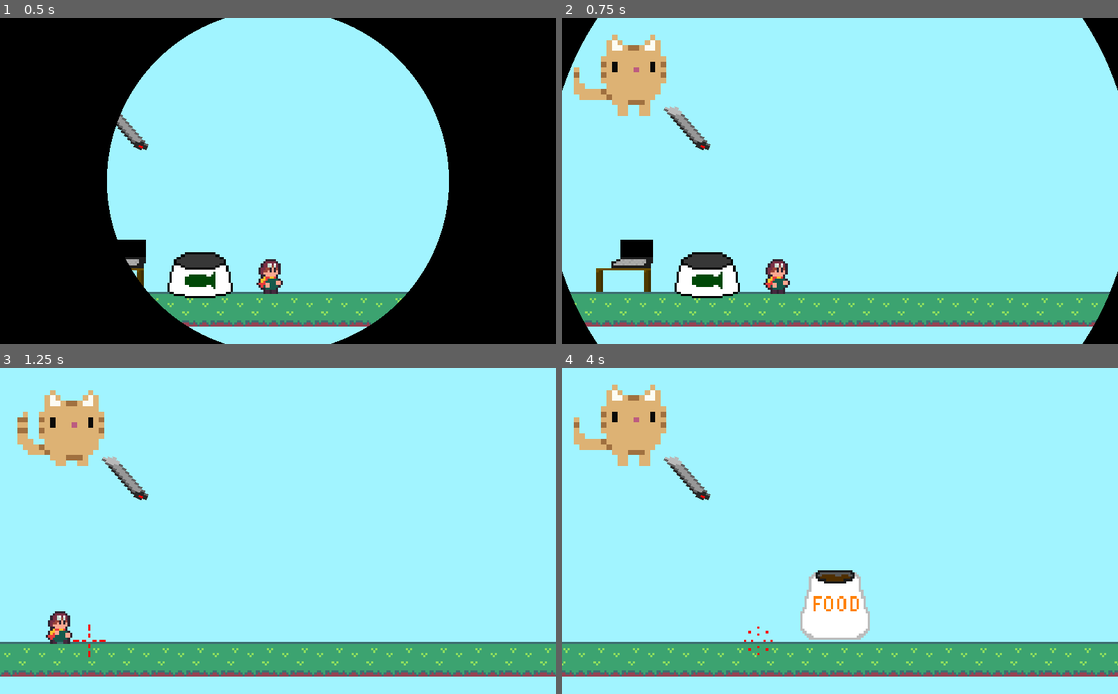
Above: before the commit, frames 1-4 (two rows, left to right).
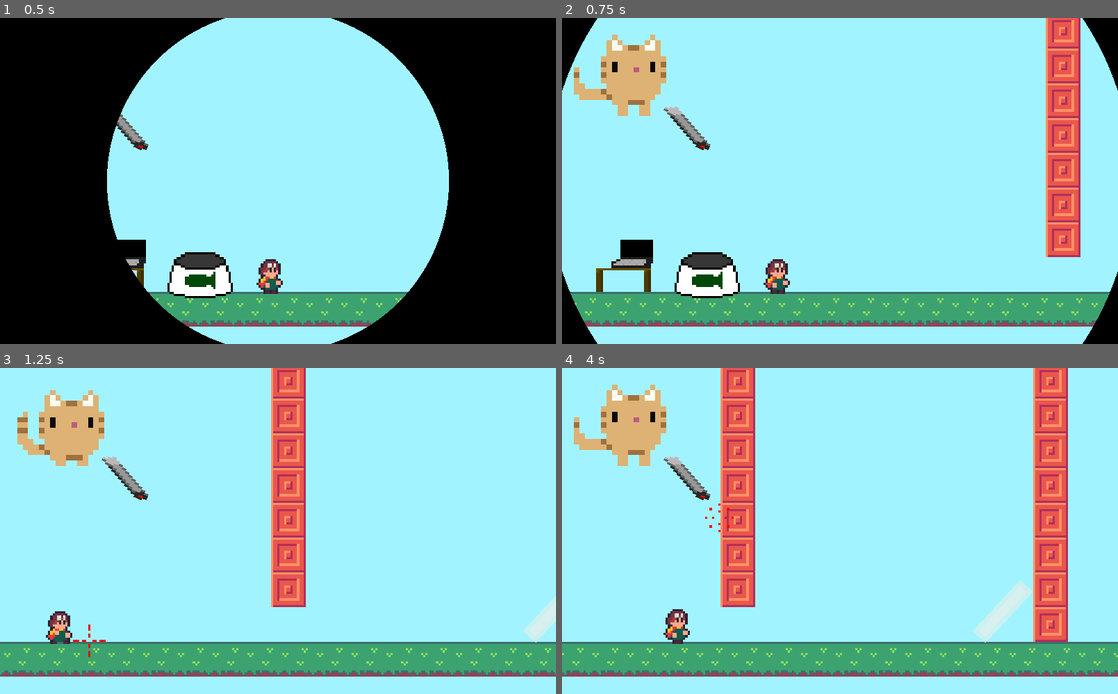
Above: after the commit, the same moments.

Repository: aarongrisez/gmtk2023
Game: Godot game, scene res://World/World5.tscn
Two runs of this game, one before a commit and one after it. Both use one fixed random seed, a clock stepped at 60 frames per second and the inputs below. This scene is started directly instead of the project's main scene. Sound files missing from this copy of the repository are replaced by a short silence.
Inputs (mouse positions are in pixels of both pictures, inside the frame that each line leads up to):
- Up to frame 1 (0.5 s): no input
- Up to frame 2 (0.75 s): move the mouse to (962, 164) at 0.52 s; hold D (right) from 0.53 s (still down)
- Up to frame 3 (1.25 s): keep holding D (right); tap Space (jump) at 0.77 s
- Up to frame 4 (4 s): move the mouse to (728, 547) at 1.27 s; tap Space (jump) at 1.52, 3.02, 3.77 s; move the mouse to (895, 459) at 2.02 s; release D (right) at 2.03 s; hold A (left) 2.03-2.78 s; move the mouse to (812, 596) at 2.77 s; hold D (right) from 2.78 s (still down); move the mouse to (1006, 579) at 3.52 s

Frame 1 is identical in both runs. In frame 2, 4.6% of the frame differs, in the area x 87-94%, y 0-74%; in frame 3, 5.0%; in frame 4, 15%, in the area x 0-100%, y 0-95%.

Commit message:
Remove extra polygon

Diff:
--- a/gmtk2023/Player/Pen.gd
+++ b/gmtk2023/Player/Pen.gd
@@ -85,7 +85,6 @@
 		collision_angle = acos(direction.dot(collision_normal))
 		collision_hyp = -2 / cos(collision_angle)
 		polygon.push_back(to_local(terminus + collision_normal.rotated(3.14 / 2) * collision_hyp / 2))
-		polygon.push_back(to_local(terminus + collision_normal.rotated(-3.14 / 2) * collision_hyp / 2))
 		polygon.push_back(to_local(terminus + collision_normal.rotated(-3.14 / 2) * collision_hyp / 2))
 	else:
 		polygon.push_back(to_local(terminus + Vector2(-1, 0)))
--- a/gmtk2023/World/World5.tscn
+++ b/gmtk2023/World/World5.tscn
@@ -13,6 +13,7 @@
 [ext_resource path="res://World/Foreground.tres" type="TileSet" id=11]
 [ext_resource path="res://World/AutoNav.gd" type="Script" id=12]
 [ext_resource path="res://World/World.gd" type="Script" id=13]
+[ext_resource path="res://Objects/Mirror/Mirror.tscn" type="PackedScene" id=14]
 
 [sub_resource type="NavigationPolygon" id=1]
 vertices = PoolVector2Array( 941.983, 78.6168, 968.953, 288.262, 91.9007, 286.246, 101.89, 90.7117 )
@@ -47,7 +48,7 @@
 tile_set = ExtResource( 11 )
 cell_size = Vector2( 16, 16 )
 format = 1
-tile_data = PoolIntArray( 1179648, 0, 1, 1179649, 0, 1, 1179650, 0 …(935 unchanged characters)…
+tile_data = PoolIntArray( 589841, 2, 0, 589842, 2, 0, 589843, 2, 0, 589844, 2, 0, 589845, 2, 0, 589846, 2, 0, 589847, 2, 0, 589848, 2, 0, 589849, 2, 0, 589850, 2, 0, 589851, 2, 0, 589852, 2, 0, 589853, 2, 0, 589854, 2, 0, 589855, 2, 0, 589856, 2, 0, 589857, 2, 0, 589858, 2, 0, 589859, 2, 0, 589860, 2, 0, 589861, 2, 0, 589862, 2, 0, 589863, 2, 0, 589864, 2, 0, 589865, 2, 0, 589866, 2, 0, 589867, 2, 0, 655377, 2, 0, 655394, 2, 0, 655403, 2, 0, 720913, 2, 0, 720930, 2, 0, 720939, 2, 0, 786449, 2, 0, 786466, 2, 0, 786475, 2, 0, 851985, 2, 0, 852002, 2, 0, 852011, 2, 0, 917521, 2, 0, 917538, 2, 0, 917547, 2, 0, 983057, 2, 0, 983074, 2, 0, 983083, 2, 0, 1048593, 2, 0, 1048610, 2, 0, 1048619, 2, 0, 1114129, 2, 0, 1114155, 2, 0, 1179648, 0, 1, 1179649, 0, 1, 1179650, 0 …(935 unchanged characters)…
 __meta__ = {
 "_edit_lock_": true
 }
@@ -76,6 +77,11 @@
 [node name="ComputerNotificationTimer" type="Timer" parent="Objects"]
 wait_time = 8.0
 autostart = true
+
+[node name="Mirror" parent="Objects" instance=ExtResource( 14 )]
+position = Vector2( 674, 274 )
+rotation = -0.822585
+scale = Vector2( 2, 2 )
 
 [node name="Player" parent="." instance=ExtResource( 3 )]
 position = Vector2( 420, 281 )
Not shown: 1 places in gmtk2023/World/World5.tscn that only renumber resources
